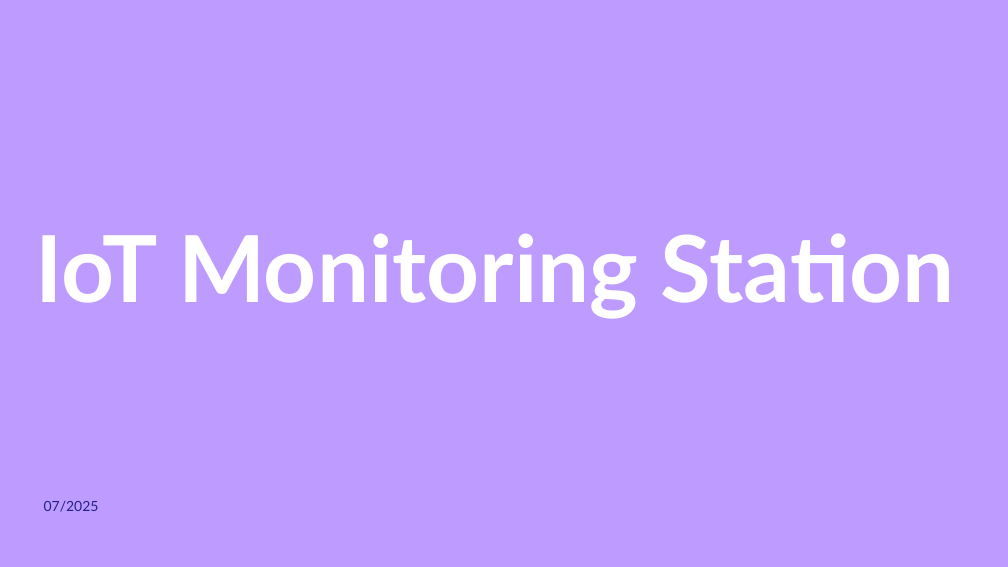
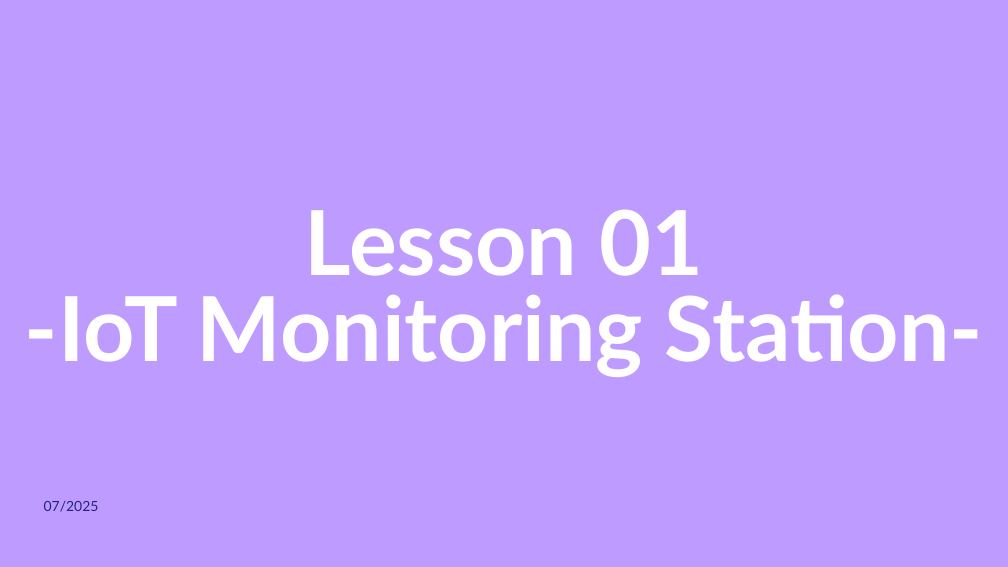
Before and after one commit to lpt07/iot-monitoring-station, a slide deck: slide 2 of lessons/01/slides/lesson01.pptx. Drawn at 1008x567 pixels with LibreOffice and Linux fonts; fonts in the diff are those of the drawing; background and template pictures are left out. Boxes give left, top, right and bottom in pixels: in the first picture for what was removed or moved away, otherwise in the second. Text is boxed around its words. In the diff, an @@ line names an element or a change of style, - is before the commit and + after.

```diff
--- a/lessons/01/slides/lesson01.pptx
+++ b/lessons/01/slides/lesson01.pptx
@@ title at [25, 209, 983, 377]: text changed; size 66 to 64 pt @@
-IoT Monitoring Station
+Lesson 01
+-IoT Monitoring Station-
```
Also in this commit, not shown: 1 other file.
